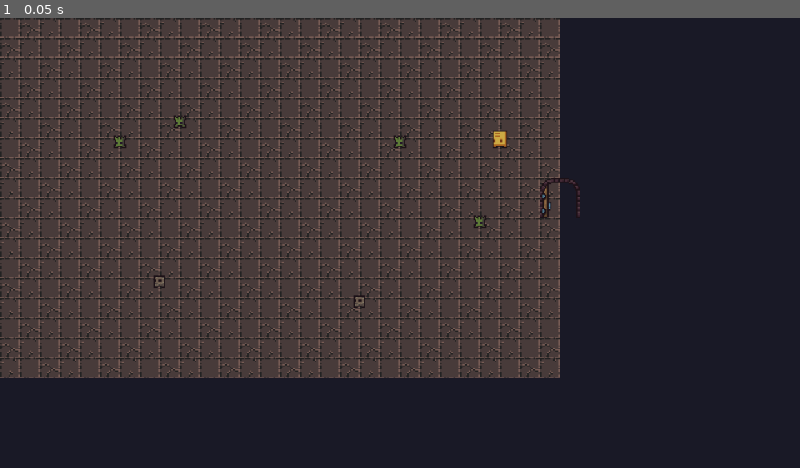
Above: before the commit, frame 1.
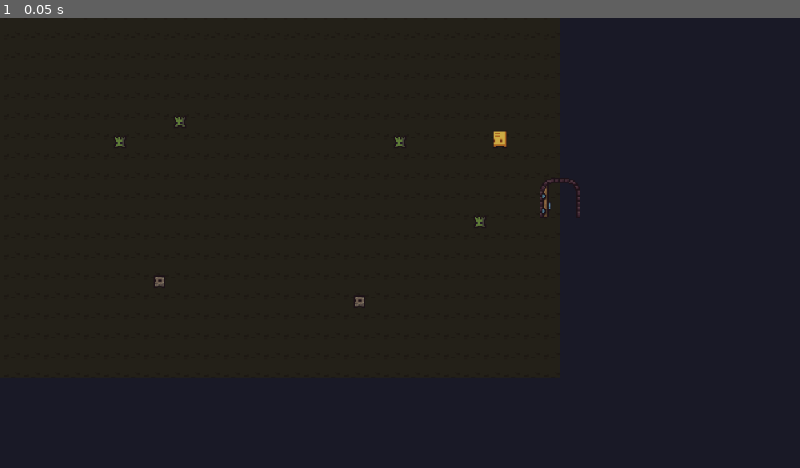
Above: after the commit, the same moment.

Repository: apaqa/depthcraft
Game: Godot game, scene res://scenes/overworld/test_overworld.tscn
Same seed, same stepped clock (60 frames per second), same inputs: the game is played once before the commit and once after it. This scene is started directly instead of the project's main scene.
Inputs:
- Up to frame 1 (0.05 s): no input

The runs differ from the first frame. In frame 1, 48% of the frame differs, in the area x 0-70%, y 0-80%.

Commit message:
fix: building z-index, distinct building textures, overworld ground color

Diff:
--- a/resources/tilesets/dungeon_tileset.tres
+++ b/resources/tilesets/dungeon_tileset.tres
@@ -9,6 +9,12 @@
 [ext_resource type="Texture2D" path="res://assets/wall_right.png" id="7_0cot3"]
 [ext_resource type="Texture2D" path="res://assets/wall_mid.png" id="8_hec18"]
 [ext_resource type="Texture2D" path="res://assets/floor_3.png" id="9_n4e7y"]
+[ext_resource type="Texture2D" path="res://assets/floor_5.png" id="10_rsq7u"]
+[ext_resource type="Texture2D" path="res://assets/floor_8.png" id="11_hv41s"]
+[ext_resource type="Texture2D" path="res://assets/floor_mud_mid_1.png" id="12_kx3lq"]
+[ext_resource type="Texture2D" path="res://assets/crate.png" id="13_n6w9v"]
+[ext_resource type="Texture2D" path="res://assets/wall_missing_brick_1.png" id="14_t4j2m"]
+[ext_resource type="Texture2D" path="res://assets/door_closed.png" id="15_g8f5n"]
 
 [sub_resource type="TileSetAtlasSource" id="TileSetAtlasSource_4n1rg"]
 texture = ExtResource("1_b5nin")
@@ -52,14 +58,46 @@
 texture = ExtResource("9_n4e7y")
 0:0/0 = 0
 
+[sub_resource type="TileSetAtlasSource" id="TileSetAtlasSource_f5w8a"]
+texture = ExtResource("10_rsq7u")
+0:0/0 = 0
+
+[sub_resource type="TileSetAtlasSource" id="TileSetAtlasSource_s9m4d"]
+texture = ExtResource("11_hv41s")
+0:0/0 = 0
+
+[sub_resource type="TileSetAtlasSource" id="TileSetAtlasSource_q2l7c"]
+texture = ExtResource("12_kx3lq")
+0:0/0 = 0
+
+[sub_resource type="TileSetAtlasSource" id="TileSetAtlasSource_b8v6p"]
+texture = ExtResource("13_n6w9v")
+0:0/0 = 0
+0:0/0/physics_layer_0/polygon_0/points = PackedVector2Array(0, 0, 16, 0, 16, 16, 0, 16)
+
+[sub_resource type="TileSetAtlasSource" id="TileSetAtlasSource_c4n1x"]
+texture = ExtResource("14_t4j2m")
+0:0/0 = 0
+0:0/0/physics_layer_0/polygon_0/points = PackedVector2Array(0, 0, 16, 0, 16, 16, 0, 16)
+
+[sub_resource type="TileSetAtlasSource" id="TileSetAtlasSource_p7d3r"]
+texture = ExtResource("15_g8f5n")
+0:0/0 = 0
+
 [resource]
 physics_layer_0/collision_layer = 1
 sources/0 = SubResource("TileSetAtlasSource_4n1rg")
 sources/1 = SubResource("TileSetAtlasSource_4kk21")
 sources/2 = SubResource("TileSetAtlasSource_d4t2n")
+sources/3 = SubResource("TileSetAtlasSource_f5w8a")
+sources/4 = SubResource("TileSetAtlasSource_s9m4d")
+sources/5 = SubResource("TileSetAtlasSource_q2l7c")
 sources/100 = SubResource("TileSetAtlasSource_y1lp4")
 sources/101 = SubResource("TileSetAtlasSource_5p2k2")
 sources/102 = SubResource("TileSetAtlasSource_yin0s")
 sources/103 = SubResource("TileSetAtlasSource_233ex")
 sources/104 = SubResource("TileSetAtlasSource_vsmn6")
 sources/105 = SubResource("TileSetAtlasSource_urh2s")
+sources/106 = SubResource("TileSetAtlasSource_b8v6p")
+sources/107 = SubResource("TileSetAtlasSource_c4n1x")
+sources/108 = SubResource("TileSetAtlasSource_p7d3r")
--- a/scenes/overworld/test_overworld.tscn
+++ b/scenes/overworld/test_overworld.tscn
@@ -12,10 +12,11 @@
 
 [node name="TileMapLayer" type="TileMapLayer" parent="."]
 tile_set = ExtResource("2_fba6m")
+modulate = Color(0.48, 0.66, 0.4, 1)
 
 [node name="BuildingLayer" type="TileMapLayer" parent="."]
 tile_set = ExtResource("2_fba6m")
-z_index = 1
+z_index = -1
 
 [node name="PlayerSpawn" type="Marker2D" parent="."]
 position = Vector2(224, 144)
--- a/scenes/player/player.tscn
+++ b/scenes/player/player.tscn
@@ -62,6 +62,7 @@
 radius = 18.0
 
 [node name="Player" type="CharacterBody2D" unique_id=679822307]
+z_index = 1
 script = ExtResource("1_h17s1")
 
 [node name="AnimatedSprite2D" type="AnimatedSprite2D" parent="." unique_id=464455966]
--- a/scripts/building/building_data.gd
+++ b/scripts/building/building_data.gd
@@ -3,42 +3,42 @@
 const BUILDINGS := {
 	"wood_wall": {
 		"id": "wood_wall",
-		"name": "Wood Wall",
+		"name": "Wood Wall / 木墙",
 		"cost": {"wood": 2},
 		"has_collision": true,
-		"tile_source_id": 103,
+		"tile_source_id": 106,
 		"tile_atlas_coords": Vector2i.ZERO,
 	},
 	"wood_floor": {
 		"id": "wood_floor",
-		"name": "Wood Floor",
+		"name": "Wood Floor / 木地板",
 		"cost": {"wood": 1},
 		"has_collision": false,
-		"tile_source_id": 0,
+		"tile_source_id": 3,
 		"tile_atlas_coords": Vector2i.ZERO,
 	},
 	"stone_wall": {
 		"id": "stone_wall",
-		"name": "Stone Wall",
+		"name": "Stone Wall / 石墙",
 		"cost": {"stone": 3},
 		"has_collision": true,
-		"tile_source_id": 105,
+		"tile_source_id": 107,
 		"tile_atlas_coords": Vector2i.ZERO,
 	},
 	"stone_floor": {
 		"id": "stone_floor",
-		"name": "Stone Floor",
+		"name": "Stone Floor / 石地板",
 		"cost": {"stone": 2},
 		"has_collision": false,
-		"tile_source_id": 1,
+		"tile_source_id": 4,
 		"tile_atlas_coords": Vector2i.ZERO,
 	},
 	"wood_door": {
 		"id": "wood_door",
-		"name": "Wood Door",
+		"name": "Wood Door / 木门",
 		"cost": {"wood": 3},
 		"has_collision": false,
-		"tile_source_id": 2,
+		"tile_source_id": 108,
 		"tile_atlas_coords": Vector2i.ZERO,
 	},
 }
--- a/scripts/overworld/test_overworld.gd
+++ b/scripts/overworld/test_overworld.gd
@@ -1,9 +1,7 @@
 extends Node2D
 
 const GROUND_SIZE := Vector2i(28, 18)
-const SOURCE_FLOOR_1 := 0
-const SOURCE_FLOOR_2 := 1
-const SOURCE_FLOOR_3 := 2
+const SOURCE_OUTDOOR_GROUND := 5
 
 @onready var tile_map_layer: TileMapLayer = $TileMapLayer
 @onready var building_layer: TileMapLayer = $BuildingLayer
@@ -27,16 +25,6 @@
 	for y in range(GROUND_SIZE.y):
 		for x in range(GROUND_SIZE.x):
 			var coords := Vector2i(x, y)
-			tile_map_layer.set_cell(coords, _get_floor_source(coords), Vector2i.ZERO)
+			tile_map_layer.set_cell(coords, SOURCE_OUTDOOR_GROUND, Vector2i.ZERO)
 
 	tile_map_layer.update_internals()
-
-
-func _get_floor_source(coords: Vector2i) -> int:
-	match (coords.x + coords.y) % 3:
-		0:
-			return SOURCE_FLOOR_1
-		1:
-			return SOURCE_FLOOR_2
-		_:
-			return SOURCE_FLOOR_3
--- a/tests/test_building.gd
+++ b/tests/test_building.gd
@@ -12,6 +12,7 @@
 	BUILDING_SAVE.clear_save()
 	await test_building_data_cost()
 	await test_building_data_list()
+	await test_building_tiles_use_distinct_visual_sources()
 	await test_place_building_deducts_resources()
 	await test_place_building_only_consumes_costed_resource()
 	await test_place_building_fails_without_resources()
@@ -38,6 +39,19 @@
 	_assert(buildings.size() >= 5, "Building data should expose all buildable tiles.")
 
 
+func test_building_tiles_use_distinct_visual_sources() -> void:
+	var wood_floor: Dictionary = BUILDING_DATA.get_building("wood_floor")
+	var stone_floor: Dictionary = BUILDING_DATA.get_building("stone_floor")
+	var wood_wall: Dictionary = BUILDING_DATA.get_building("wood_wall")
+	var stone_wall: Dictionary = BUILDING_DATA.get_building("stone_wall")
+	var wood_door: Dictionary = BUILDING_DATA.get_building("wood_door")
+	_assert(int(wood_floor["tile_source_id"]) == 3, "Wood floor should use the dedicated brighter build-floor tile.")
+	_assert(int(stone_floor["tile_source_id"]) == 4, "Stone floor should use the distinct stone build-floor tile.")
+	_assert(int(wood_wall["tile_source_id"]) == 106, "Wood wall should use the wooden barricade tile.")
+	_assert(int(stone_wall["tile_source_id"]) == 107, "Stone wall should use the distinct stone wall tile.")
+	_assert(int(wood_door["tile_source_id"]) == 108, "Wood door should use the door tile.")
+
+
 func test_place_building_deducts_resources() -> void:
 	var setup := await _create_overworld_setup()
 	setup.player.inventory.add_item("wood", 5)
--- a/tests/test_level_flow.gd
+++ b/tests/test_level_flow.gd
@@ -9,6 +9,7 @@
 func _initialize() -> void:
 	await test_level_transition_keeps_player_and_inventory()
 	await test_dungeon_border_has_no_empty_cells()
+	await test_overworld_visual_layers()
 	_report_results()
 
 
@@ -54,6 +55,23 @@
 	await process_frame
 
 
+func test_overworld_visual_layers() -> void:
+	var main = MAIN_SCENE.instantiate()
+	root.add_child(main)
+	await process_frame
+
+	main.change_level("overworld")
+	await process_frame
+
+	var overworld = main.current_level
+	_assert(overworld.get_node("BuildingLayer").z_index == -1, "Building layer should render below the player.")
+	_assert(overworld.get_node("TileMapLayer").modulate == Color(0.48, 0.66, 0.4, 1), "Overworld ground should be tinted for outdoor contrast.")
+	_assert(main.player.z_index == 1, "Player should render above the building layer.")
+
+	main.queue_free()
+	await process_frame
+
+
 func _assert(condition: bool, message: String) -> void:
 	if not condition:
 		_failures.append(message)
